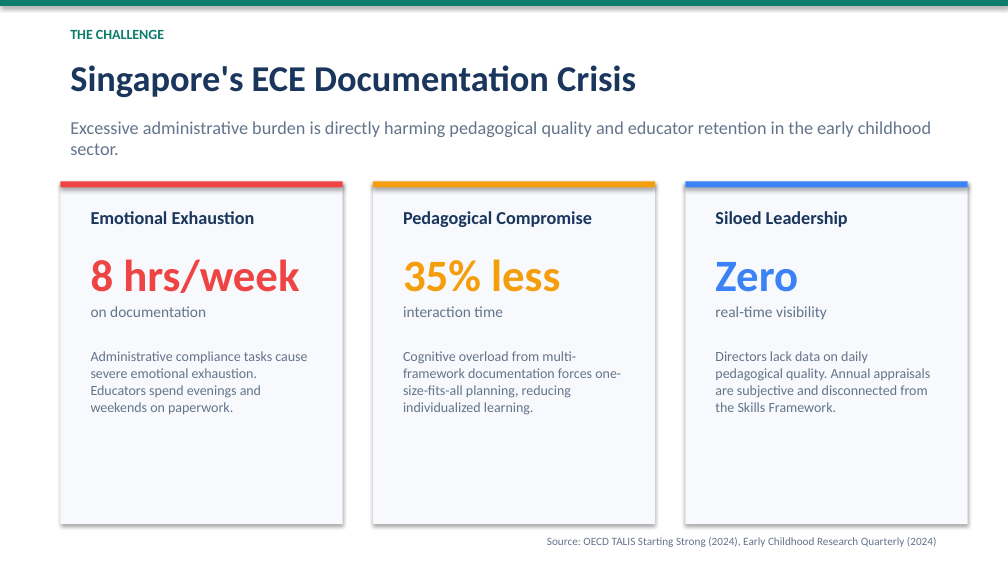
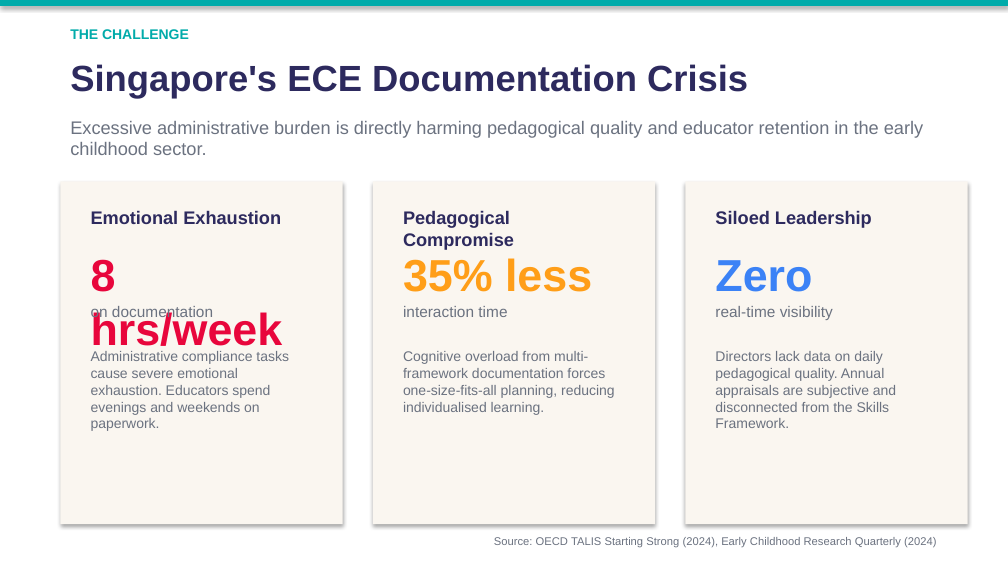
Before and after one commit to anitateoyingying/pedaforge, a slide deck: slide 2 of slides/PedaForge_Proposal.pptx. Drawn at 1008x567 pixels with LibreOffice and Linux fonts; fonts in the diff are those of the drawing. Boxes give left, top, right and bottom in pixels: in the first picture for what was removed or moved away, otherwise in the second. Text is boxed around its words. In the diff, an @@ line names an element or a change of style, - is before the commit and + after.

```diff
--- a/slides/PedaForge_Proposal.pptx
+++ b/slides/PedaForge_Proposal.pptx
@@ rectangle at <box>0,0,1008,6</box>: fill #0E7C6B to #01ABAA @@
@@ text "THE CHALLENGE" at <box>70,29,189,39</box>: font Calibri to Arial, text colour #0E7C6B to #01ABAA @@
@@ rectangle removed at <box>60,181,343,187</box> @@
@@ rectangle removed at <box>373,181,655,187</box> @@
@@ fill #F7F9FC to #FAF6F0 in 3 elements at <box>60,181,343,524</box>, <box>373,181,655,524</box>, <box>685,181,968,524</box> @@
@@ rectangle removed at <box>685,181,968,187</box> @@
@@ font Calibri to Arial, text colour #1A365D to #2D2A5E in 4 elements at <box>70,64,748,99</box>, <box>91,210,281,224</box>, <box>403,210,514,250</box>, <box>715,210,872,228</box> @@
@@ text "8 hrs/week" at <box>91,259,283,354</box>: font Calibri to Arial, text colour #EF4444 to #E8063C @@
@@ text "35% less" at <box>403,258,592,292</box>: font Calibri to Arial, text colour #F59E0B to #FF9E18 @@
@@ text "Zero" at <box>715,260,812,292</box>: font Calibri to Arial @@
@@ text at <box>403,351,615,415</box>: text changed; font Calibri to Arial; text colour #64748B to #6B7280 @@
-Cognitive overload from multi-framework documentation forces one-size-fits-all planning, reducing individualized learning.
+Cognitive overload from multi-framework documentation forces one-size-fits-all planning, reducing individualised learning.
@@ font Calibri to Arial, text colour #64748B to #6B7280 in 7 elements at <box>70,121,923,155</box>, <box>91,306,213,321</box>, <box>91,351,289,431</box>, <box>403,306,507,317</box>, <box>715,306,833,320</box>, <box>715,351,896,428</box>, <box>494,537,936,547</box> @@
```
Also in this commit, not shown: 11 other slides changed, 10 other files.
